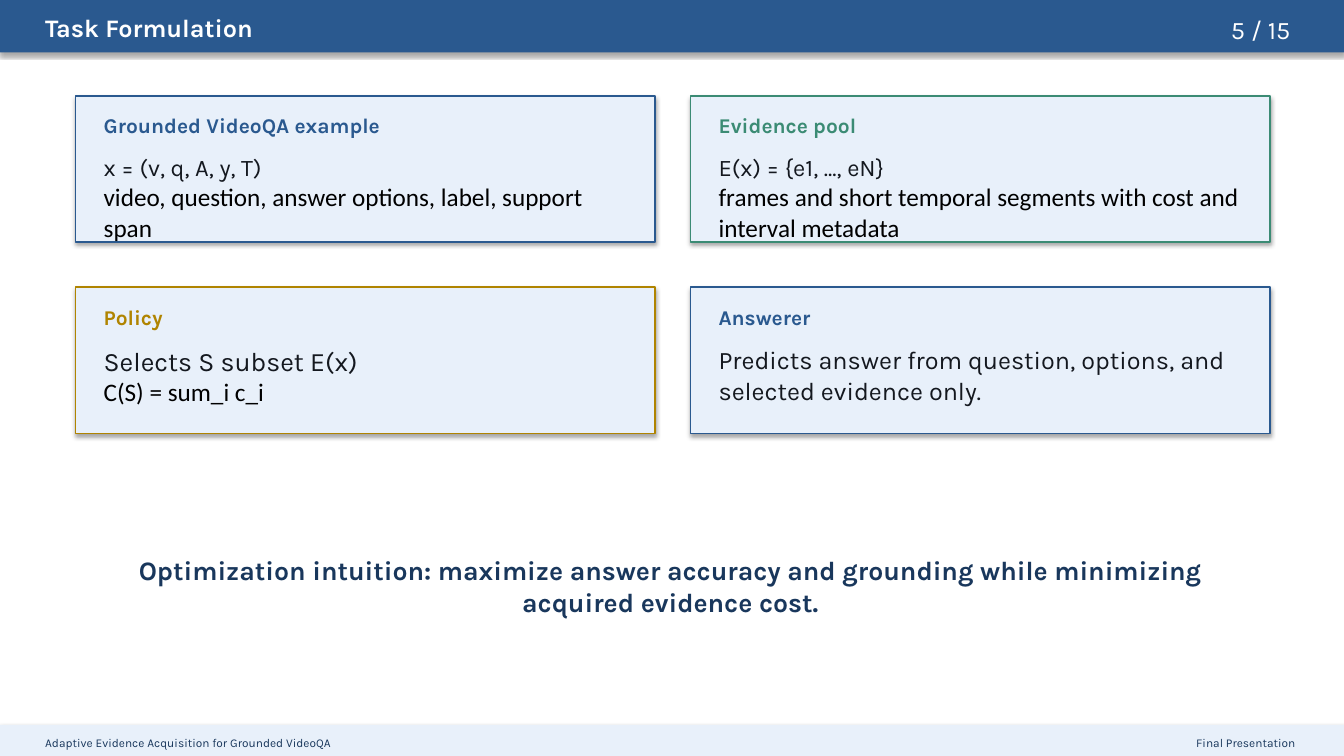
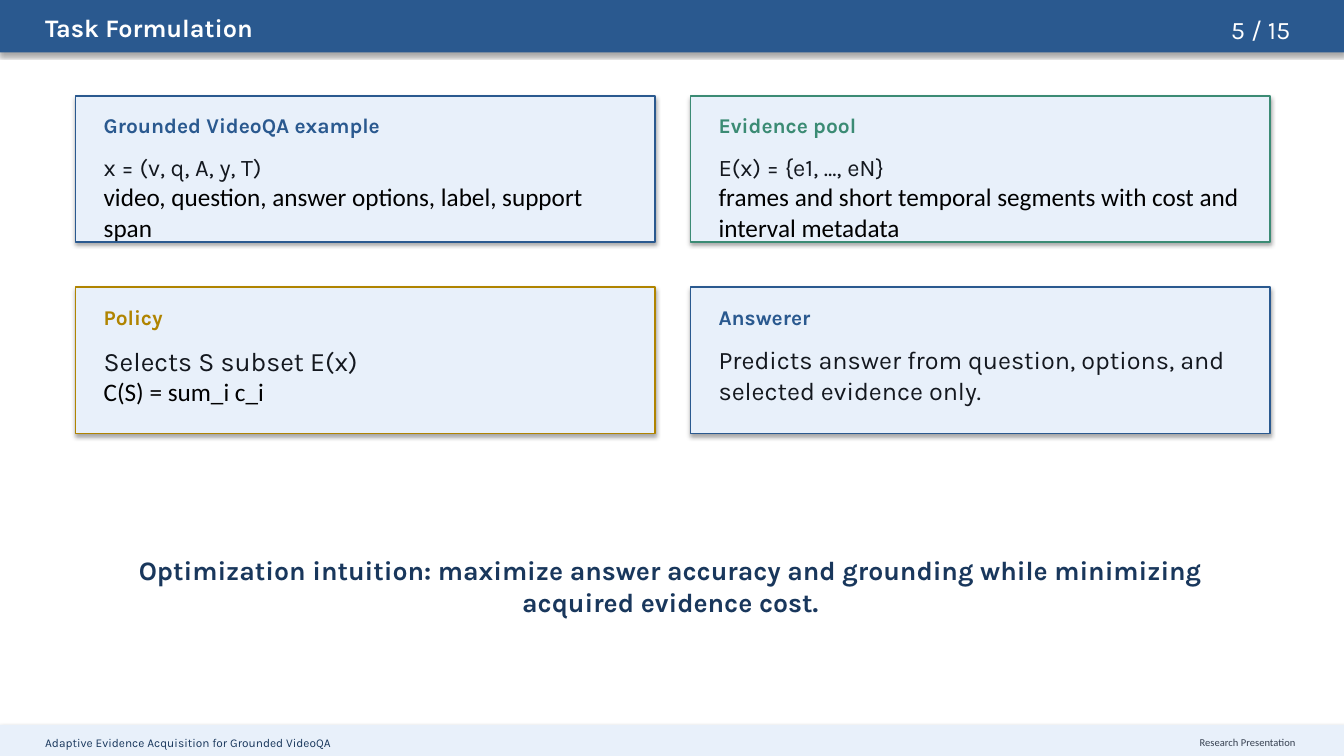
Before and after one commit to riteshthawkar/adaptive-evidence-grounded-videoqa, a slide deck: slide 5 of docs/presentation/adaptive_evidence_acquisition_grounded_videoqa_presentation.pptx. Drawn at 1344x756 pixels with LibreOffice and Linux fonts; fonts in the diff are those of the drawing. Boxes give left, top, right and bottom in pixels: in the first picture for what was removed or moved away, otherwise in the second. Text is boxed around its words. In the diff, an @@ line names an element or a change of style, - is before the commit and + after.

```diff
--- a/docs/presentation/adaptive_evidence_acquisition_grounded_videoqa_presentation.pptx
+++ b/docs/presentation/adaptive_evidence_acquisition_grounded_videoqa_presentation.pptx
@@ text at [1200,739,1296,746]: text changed; size 8.5 to 7.5 pt; font Karla to Calibri; text colour #19375C to #374151 @@
-Final Presentation
+Research Presentation
```
Also in this commit, not shown: 13 other slides changed.
